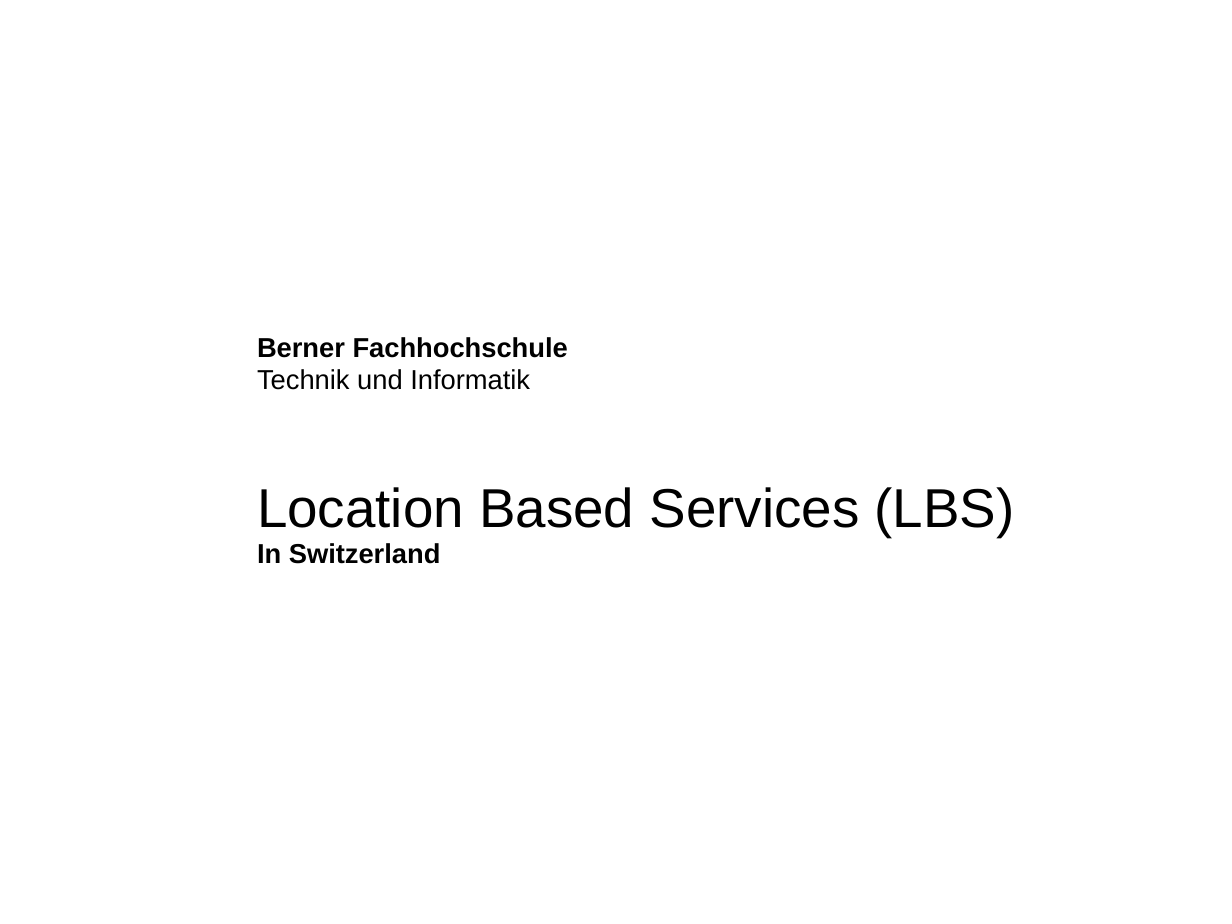
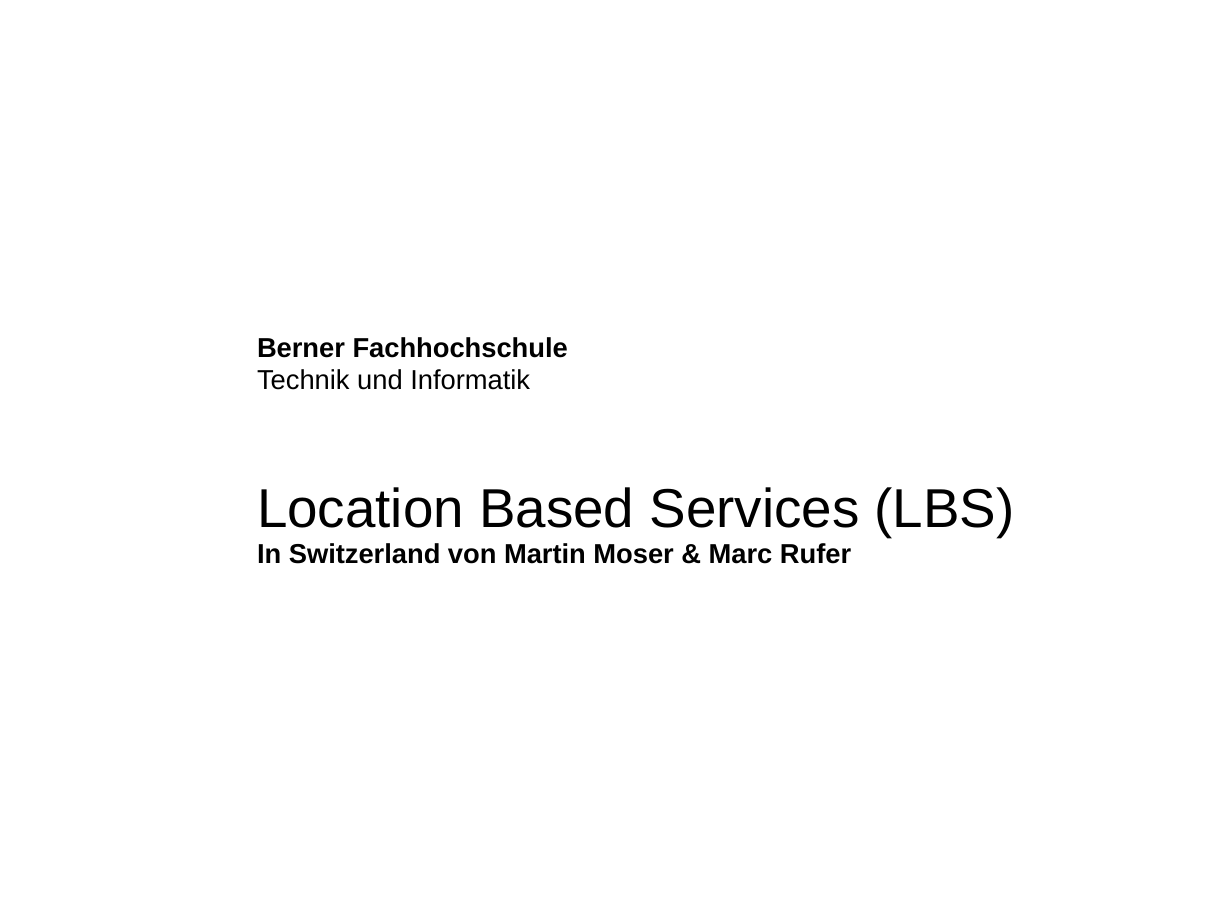
Before and after one commit to martinmoserswiss/LBSSwitzerland, a slide deck: slide 1 of Präsentation/Praesentation_LBS_in_Switzerland.pptx. Drawn at 1232x924 pixels with LibreOffice and Linux fonts; fonts in the diff are those of the drawing; background and template pictures are left out. Boxes give left, top, right and bottom in pixels: in the first picture for what was removed or moved away, otherwise in the second. Text is boxed around its words. In the diff, an @@ line names an element or a change of style, - is before the commit and + after.

```diff
--- a/Präsentation/Praesentation_LBS_in_Switzerland.pptx
+++ b/Präsentation/Praesentation_LBS_in_Switzerland.pptx
@@ subtitle at (x1=257, y1=543, x2=851, y2=564): text changed @@
-In Switzerland
+In Switzerland von Martin Moser & Marc Rufer
```
Also in this commit, not shown: 4 other slides changed, 8 slides added, 3 slides removed, 3 other files.
